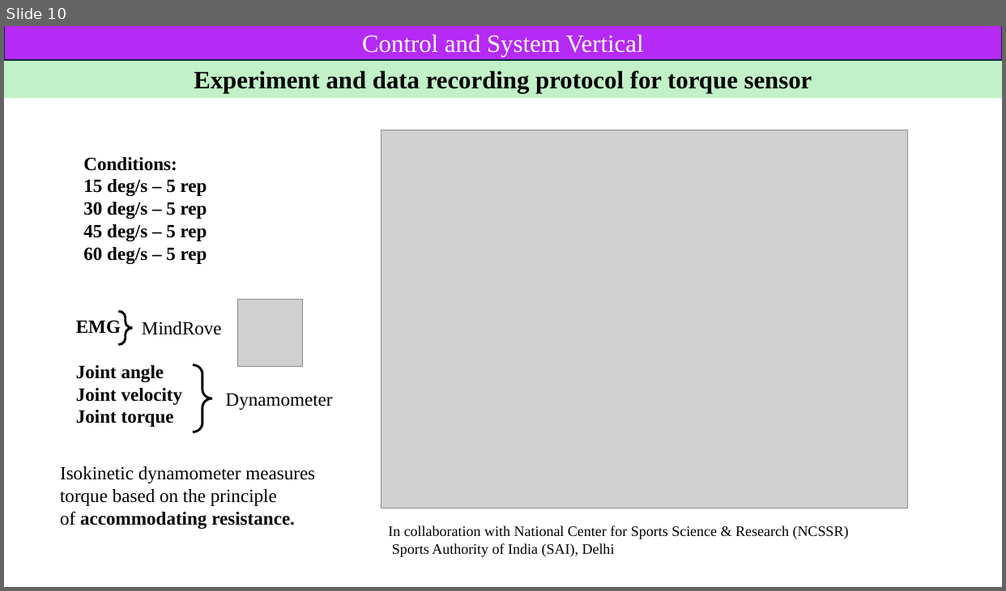
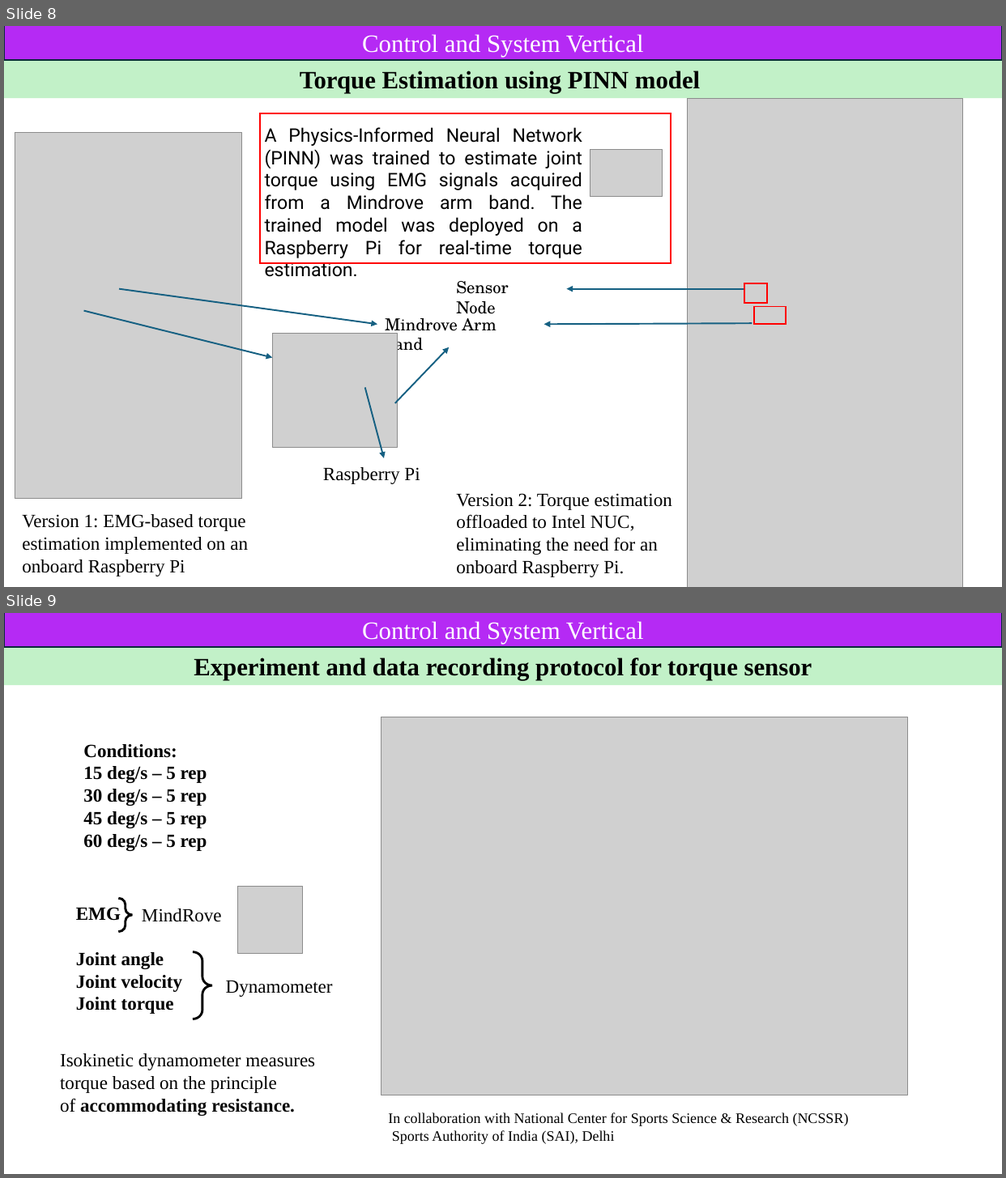
Before and after one commit to Govind2002/Upperlimb_Exosuit_sim, a slide deck: TEC_control.pptx. Shown one above the other, each under a label of ours: slide 10 before the commit, slides 8 and 9 after it. The pictures are 1006x591 and 1006x1178 pixels, drawn with LibreOffice and Linux fonts; fonts in the diff are those of the drawing; grey boxes stand for pictures. Boxes give left, top, right and bottom in pixels: in the first picture for what was removed or moved away, otherwise in the second. Text is boxed around its words. In the diff, an @@ line names an element or a change of style, - is before the commit and + after.

```diff
--- a/TEC_control.pptx
+++ b/TEC_control.pptx
@@ slide 8 added at (x1=4, y1=26, x2=1002, y2=587), background #FFFFFF @@
@@ rectangle added at (x1=4, y1=26, x2=1002, y2=61), fill #B52AF4, outline #092A39 1.5 pt, 24 pt, text #FFFFFF @@
+Control and System Vertical
@@ rectangle added at (x1=4, y1=61, x2=1002, y2=98), fill #C2F1C8, 24 pt, text #000000, bold @@
+Torque Estimation using PINN model
@@ rectangle added at (x1=260, y1=113, x2=671, y2=263), outline #FF0000 1.5 pt @@
@@ picture added at (x1=687, y1=99, x2=962, y2=587) @@
@@ picture added at (x1=15, y1=133, x2=242, y2=499) @@
@@ text added at (x1=265, y1=127, x2=582, y2=258), 18 pt, text #000000 @@
+A Physics-Informed Neural Network (PINN) was trained to estimate joint torque using EMG signals acquired from a Mindrove arm band. The trained model was deployed on a Raspberry Pi for real-time torque estimation.
@@ picture added at (x1=590, y1=149, x2=663, y2=197) @@
@@ arrow added from (119, 288) to (377, 325), #156082 1.5 pt @@
@@ text added at (x1=456, y1=281, x2=508, y2=314), 16 pt, text #000000 @@
+Sensor Node
@@ arrow added from (744, 288) to (567, 288), #156082 1.5 pt @@
@@ rectangle added at (x1=744, y1=284, x2=768, y2=303), outline #FF0000 1.5 pt @@
@@ arrow added from (84, 311) to (273, 357), #156082 1.5 pt @@
@@ rectangle added at (x1=754, y1=307, x2=786, y2=324), outline #FF0000 1.5 pt @@
@@ picture added at (x1=273, y1=334, x2=397, y2=447) @@
@@ text added at (x1=385, y1=318, x2=496, y2=356), 16 pt, text #000000 @@
+Mindrove Arm band
@@ arrow added from (752, 323) to (543, 325), #156082 1.5 pt @@
@@ arrow added from (394, 403) to (449, 347), #156082 1.5 pt @@
@@ arrow added from (364, 387) to (385, 459), #156082 1.5 pt @@
@@ text added at (x1=323, y1=467, x2=420, y2=484), 18 pt, text #000000 @@
+Raspberry Pi
@@ text added at (x1=456, y1=493, x2=672, y2=578), 18 pt, text #000000 @@
+Version 2: Torque estimation offloaded to Intel NUC, eliminating the need for an onboard Raspberry Pi.
@@ text added at (x1=22, y1=514, x2=248, y2=577), 18 pt, text #000000 @@
+Version 1: EMG-based torque estimation implemented on an onboard Raspberry Pi
@@ what was slide 10 is now slide 9 @@
```
Also in this commit, not shown: 4 slides changed, 2 other slides added.
